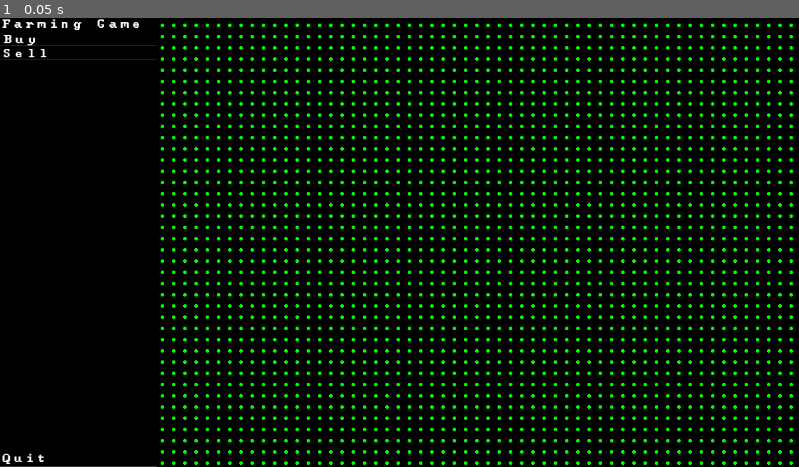
Above: before the commit, frame 1.
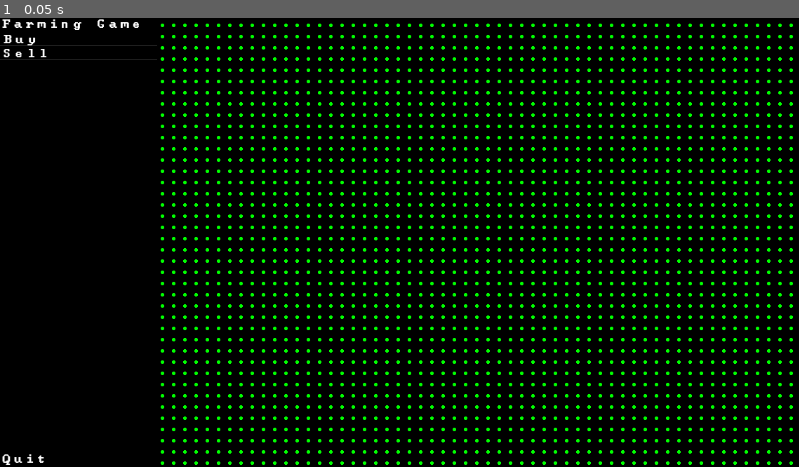
Above: after the commit, the same moment.

Repository: TylerDMielke/GDAsciiFarm
Game: Godot game, scene res://scenes/test_level.tscn
The game is run twice, just before and just after one commit, with the same random seed, the same clock (stepped at 60 frames per second) and the same inputs.
Inputs:
- Up to frame 1 (0.05 s): no input

The runs differ from the first frame. In frame 1, less than 0.1% of the frame differs, in the area x 0-20%, y 96-100%.

Commit message:
reorg sidebars

Diff:
--- a/scenes/game_interface.tscn
+++ b/scenes/game_interface.tscn
@@ -1,7 +1,8 @@
-[gd_scene load_steps=3 format=3 uid="uid://c3f4dhwwdgihw"]
+[gd_scene load_steps=4 format=3 uid="uid://c3f4dhwwdgihw"]
 
 [ext_resource type="Script" path="res://scripts/game_interface.gd" id="1_nxygg"]
-[ext_resource type="PackedScene" uid="uid://kmbh41uyb5xi" path="res://scenes/sidebar_home.tscn" id="2_s52mx"]
+[ext_resource type="PackedScene" uid="uid://kmbh41uyb5xi" path="res://scenes/sidebars/sidebar_home.tscn" id="2_rev8c"]
+[ext_resource type="Script" path="res://scripts/sidebars/sidebar_home.gd" id="3_6qwjd"]
 
 [node name="GameInterface" type="Control"]
 layout_mode = 3
@@ -12,6 +13,6 @@
 grow_vertical = 2
 script = ExtResource("1_nxygg")
 
-[node name="Sidebar" parent="." instance=ExtResource("2_s52mx")]
+[node name="SidebarHome" parent="." instance=ExtResource("2_rev8c")]
 layout_mode = 0
-offset_bottom = 639.0
+script = ExtResource("3_6qwjd")
--- a/scenes/sidebar_buy.tscn
+++ b/scenes/sidebars/sidebar_buy.tscn
@@ -1,12 +1,12 @@
 [gd_scene load_steps=2 format=3 uid="uid://blk6wefi6fr5a"]
 
-[ext_resource type="Script" path="res://scripts/sidebar_buy.gd" id="1_vw21r"]
+[ext_resource type="Script" path="res://scripts/sidebars/sidebar_buy.gd" id="1_420ch"]
 
 [node name="SidebarBuy" type="MarginContainer"]
 z_index = 1
 offset_right = 224.0
 offset_bottom = 640.0
-script = ExtResource("1_vw21r")
+script = ExtResource("1_420ch")
 
 [node name="PanelContainer" type="PanelContainer" parent="."]
 layout_mode = 2
@@ -17,7 +17,7 @@
 [node name="Label" type="Label" parent="PanelContainer/VBoxContainer"]
 layout_mode = 2
 size_flags_vertical = 0
-text = "Farming Game"
+text = "Buy"
 
 [node name="MarginContainer" type="MarginContainer" parent="PanelContainer/VBoxContainer"]
 layout_mode = 2
--- a/scenes/sidebar_buy_equipment.tscn
+++ b/scenes/sidebars/sidebar_buy_buildings.tscn
@@ -1,12 +1,12 @@
-[gd_scene load_steps=2 format=3 uid="uid://drbdrjrr3ggip"]
+[gd_scene load_steps=2 format=3 uid="uid://dgeka8xyivyab"]
 
-[ext_resource type="Script" path="res://scripts/sidebar_buy_equipment.gd" id="1_viwc6"]
+[ext_resource type="Script" path="res://scripts/sidebars/sidebar_buy_buildings.gd" id="1_ktv23"]
 
-[node name="SidebarBuyEquiipment" type="MarginContainer"]
+[node name="SidebarBuyBuildings" type="MarginContainer"]
 z_index = 1
 offset_right = 224.0
 offset_bottom = 640.0
-script = ExtResource("1_viwc6")
+script = ExtResource("1_ktv23")
 
 [node name="PanelContainer" type="PanelContainer" parent="."]
 layout_mode = 2
@@ -17,7 +17,8 @@
 [node name="Label" type="Label" parent="PanelContainer/VBoxContainer"]
 layout_mode = 2
 size_flags_vertical = 0
-text = "Buy Equipment"
+text = "Buy Buildings
+"
 
 [node name="MarginContainer" type="MarginContainer" parent="PanelContainer/VBoxContainer"]
 layout_mode = 2
--- /dev/null
+++ b/scenes/sidebars/sidebar_buy_equipment.tscn
@@ -0,0 +1,46 @@
+[gd_scene load_steps=2 format=3 uid="uid://drbdrjrr3ggip"]
+
+[ext_resource type="Script" path="res://scripts/sidebars/sidebar_buy_equipment.gd" id="1_8j0w3"]
+
+[node name="SidebarBuyEquipment" type="MarginContainer"]
+z_index = 1
+offset_right = 224.0
+offset_bottom = 640.0
+script = ExtResource("1_8j0w3")
+
+[node name="PanelContainer" type="PanelContainer" parent="."]
+layout_mode = 2
+
+[node name="VBoxContainer" type="VBoxContainer" parent="PanelContainer"]
+layout_mode = 2
+
+[node name="Label" type="Label" parent="PanelContainer/VBoxContainer"]
+layout_mode = 2
+size_flags_vertical = 0
+text = "Buy Equipment"
+
+[node name="MarginContainer" type="MarginContainer" parent="PanelContainer/VBoxContainer"]
+layout_mode = 2
+size_flags_vertical = 3
+
+[node name="ItemList" type="ItemList" parent="PanelContainer/VBoxContainer/MarginContainer"]
+layout_mode = 2
+size_flags_vertical = 3
+theme_override_constants/v_separation = 4
+item_count = 4
+item_0/text = "Tractor"
+item_1/text = "Plow"
+item_2/text = "Planter"
+item_3/text = ""
+item_3/selectable = false
+
+[node name="MarginContainer2" type="MarginContainer" parent="PanelContainer/VBoxContainer"]
+layout_mode = 2
+theme_override_constants/margin_top = 2
+theme_override_constants/margin_bottom = 4
+
+[node name="BackButton" type="Button" parent="PanelContainer/VBoxContainer/MarginContainer2"]
+layout_mode = 2
+text = "Back
+"
+alignment = 0
--- /dev/null
+++ b/scenes/sidebars/sidebar_buy_supplies.tscn
@@ -0,0 +1,47 @@
+[gd_scene load_steps=2 format=3 uid="uid://byav1hk0y3bi1"]
+
+[ext_resource type="Script" path="res://scripts/sidebars/sidebar_buy_supplies.gd" id="1_gr2c8"]
+
+[node name="SidebarBuySupplies" type="MarginContainer"]
+z_index = 1
+offset_right = 224.0
+offset_bottom = 640.0
+script = ExtResource("1_gr2c8")
+
+[node name="PanelContainer" type="PanelContainer" parent="."]
+layout_mode = 2
+
+[node name="VBoxContainer" type="VBoxContainer" parent="PanelContainer"]
+layout_mode = 2
+
+[node name="Label" type="Label" parent="PanelContainer/VBoxContainer"]
+layout_mode = 2
+size_flags_vertical = 0
+text = "Buy Supplies
+"
+
+[node name="MarginContainer" type="MarginContainer" parent="PanelContainer/VBoxContainer"]
+layout_mode = 2
+size_flags_vertical = 3
+
+[node name="ItemList" type="ItemList" parent="PanelContainer/VBoxContainer/MarginContainer"]
+layout_mode = 2
+size_flags_vertical = 3
+theme_override_constants/v_separation = 4
+item_count = 4
+item_0/text = "Tractor"
+item_1/text = "Plow"
+item_2/text = "Planter"
+item_3/text = ""
+item_3/selectable = false
+
+[node name="MarginContainer2" type="MarginContainer" parent="PanelContainer/VBoxContainer"]
+layout_mode = 2
+theme_override_constants/margin_top = 2
+theme_override_constants/margin_bottom = 4
+
+[node name="BackButton" type="Button" parent="PanelContainer/VBoxContainer/MarginContainer2"]
+layout_mode = 2
+text = "Back
+"
+alignment = 0
--- a/scenes/sidebar_home.tscn
+++ b/scenes/sidebars/sidebar_home.tscn
@@ -1,12 +1,12 @@
 [gd_scene load_steps=2 format=3 uid="uid://kmbh41uyb5xi"]
 
-[ext_resource type="Script" path="res://scripts/sidebar_home.gd" id="1_q1agm"]
+[ext_resource type="Script" path="res://scripts/sidebars/sidebar_home.gd" id="1_rrlhf"]
 
 [node name="SidebarHome" type="MarginContainer"]
 z_index = 1
 offset_right = 224.0
 offset_bottom = 640.0
-script = ExtResource("1_q1agm")
+script = ExtResource("1_rrlhf")
 
 [node name="PanelContainer" type="PanelContainer" parent="."]
 layout_mode = 2
--- a/scripts/game_interface.gd
+++ b/scripts/game_interface.gd
@@ -2,9 +2,11 @@
 
 signal display_sidebar(sidebar_name: String)
 
-@onready var sidebar_home: MarginContainer = preload("res://scenes/sidebar_home.tscn").instantiate()
-@onready var sidebar_buy: MarginContainer = preload("res://scenes/sidebar_buy.tscn").instantiate()
-@onready var sidebar_buy_equipment: MarginContainer = preload("res://scenes/sidebar_buy_equipment.tscn").instantiate()
+@onready var sidebar_home: MarginContainer = preload("res://scenes/sidebars/sidebar_home.tscn").instantiate()
+@onready var sidebar_buy: MarginContainer = preload("res://scenes/sidebars/sidebar_buy.tscn").instantiate()
+@onready var sidebar_buy_equipment: MarginContainer = preload("res://scenes/sidebars/sidebar_buy_equipment.tscn").instantiate()
+@onready var sidebar_buy_buildings: MarginContainer = preload("res://scenes/sidebars/sidebar_buy_buildings.tscn").instantiate()
+@onready var sidebar_buy_supplies: MarginContainer = preload("res://scenes/sidebars/sidebar_buy_supplies.tscn").instantiate()
 
 
 func _ready():
@@ -23,8 +25,23 @@
 		add_child(sidebar_buy)
 	elif sidebar_name.to_lower() == "buy_equipment":
 		add_child(sidebar_buy_equipment)
+	elif sidebar_name.to_lower() == "buy_buildings":
+		add_child(sidebar_buy_buildings)
+	elif sidebar_name.to_lower() == "buy_supplies":
+		add_child(sidebar_buy_supplies)
 
 
 func _remove_all_sidebars() -> void:
-	remove_child(sidebar_home)
-	remove_child(sidebar_buy)
+	print("Children in GameInterface Before Purge:")
+	for child in get_children():
+		print_debug("Child: {0}".format([child]))
+	print("\n")
+	for sidebar in find_children("*"):
+		print_debug("Removing Child: {0}".format([sidebar]))
+		remove_child(sidebar)
+		# sidebar.queue_free()
+	print("\n")
+	print("Children in GameInterface After Purge:")
+	for child in get_children():
+		print_debug("Child: {0}".format([child]))
+	print("\n")
--- a/scripts/sidebar_buy.gd
+++ b/scripts/sidebars/sidebar_buy.gd
@@ -18,9 +18,11 @@
 		if get_parent().has_signal("display_sidebar"):
 			get_parent().display_sidebar.emit("buy_equipment")
 	elif id == 1:
-		print_debug("Buildings Pressed")
+		if get_parent().has_signal("display_sidebar"):
+			get_parent().display_sidebar.emit("buy_buildings")
 	elif id == 2:
-		print_debug("Supplies Pressed")
+		if get_parent().has_signal("display_sidebar"):
+			get_parent().display_sidebar.emit("buy_supplies")
 
 
 func _on_back_pressed():
--- /dev/null
+++ b/scripts/sidebars/sidebar_buy_buildings.gd
@@ -0,0 +1,41 @@
+extends MarginContainer
+
+@onready var item_list: ItemList = $PanelContainer/VBoxContainer/MarginContainer/ItemList
+@onready var back_button: Button = $PanelContainer/VBoxContainer/MarginContainer2/BackButton
+@onready var building_types: Array[String] = [
+	"house",
+	"shed",
+	"barn",
+]
+
+func _ready():
+	item_list.item_selected.connect(_on_item_pressed)
+	back_button.pressed.connect(_on_back_pressed)
+
+	_initialize_buy_list()
+
+
+func _process(_delta):
+	pass
+
+
+func _on_item_pressed(id: int) -> void:
+	if id == 0:
+		print_debug("House Pressed")
+	elif id == 1:
+		print_debug("Shed Pressed")
+	elif id == 2:
+		print_debug("Barn Pressed")
+
+
+func _on_back_pressed() -> void:
+	if get_parent().has_signal("display_sidebar"):
+		get_parent().display_sidebar.emit("buy")
+
+
+func _initialize_buy_list() -> void:
+	item_list.clear()
+	for type in building_types:
+		var capital_type: String = type.capitalize()
+		item_list.add_item(capital_type)
+	item_list.add_item("", null, false)  # Add unselectable dummy entry to get final underline
--- /dev/null
+++ b/scripts/sidebars/sidebar_buy_supplies.gd
@@ -0,0 +1,41 @@
+extends MarginContainer
+
+@onready var item_list: ItemList = $PanelContainer/VBoxContainer/MarginContainer/ItemList
+@onready var back_button: Button = $PanelContainer/VBoxContainer/MarginContainer2/BackButton
+@onready var supply_types: Array[String] = [
+	"fertilizer",
+	"pesticide",
+	"herbicide",
+]
+
+func _ready():
+	item_list.item_selected.connect(_on_item_pressed)
+	back_button.pressed.connect(_on_back_pressed)
+
+	_initialize_buy_list()
+
+
+func _process(_delta):
+	pass
+
+
+func _on_item_pressed(id: int) -> void:
+	if id == 0:
+		print_debug("Fertilizer Pressed")
+	elif id == 1:
+		print_debug("Pesticide Pressed")
+	elif id == 2:
+		print_debug("Herbicide Pressed")
+
+
+func _on_back_pressed() -> void:
+	if get_parent().has_signal("display_sidebar"):
+		get_parent().display_sidebar.emit("buy")
+
+
+func _initialize_buy_list() -> void:
+	item_list.clear()
+	for type in supply_types:
+		var capital_type: String = type.capitalize()
+		item_list.add_item(capital_type)
+	item_list.add_item("", null, false)  # Add unselectable dummy entry to get final underline
--- a/scripts/sidebar_home.gd
+++ b/scripts/sidebars/sidebar_home.gd
@@ -17,5 +17,6 @@
 	if get_parent().has_signal("display_sidebar"):
 		if id == 0:
 			get_parent().display_sidebar.emit("buy")
+			print_debug("Buy Pressed")
 		elif id == 1:
 			print_debug("Sell Pressed")
--- a/scripts/test_level.gd
+++ b/scripts/test_level.gd
@@ -3,12 +3,6 @@
 @onready var game_map: Node2D = $GameMap
 @onready var game_ui: Control = $GameInterface
 @onready var debug_message_timer: Timer = Timer.new()
-@onready var test_colors: Array[Color] = [
-	Color.RED,
-	Color.BLUE,
-	Color.GOLD,
-	Color.PURPLE,
-]
 
 
 func _ready():
@@ -24,9 +18,6 @@
 func _on_debug_timer_timeout():
 	# Print debug messages
 	print(">>> DEBUG")
-	# var rand_point: Vector2i = Vector2i(randi_range(game_map.map_orig.x, game_map.map_size.x), randi_range(game_map.map_orig.y, game_map.map_size.y))
-	# var rand_color: Color = test_colors[randi_range(0, test_colors.size())-1]
-	# game_map.update_foreground(rand_point, game_map.TILES.STRAIGHT_FACE, rand_color)
 	print("<<< DEBUG")
 
 
@@ -34,4 +25,4 @@
 	debug_message_timer.wait_time = 2.0
 	debug_message_timer.timeout.connect(_on_debug_timer_timeout)
 	add_child(debug_message_timer)
-	debug_message_timer.start()
+	# debug_message_timer.start()
Renamed: scripts/sidebar_buy_equipment.gd -> scripts/sidebars/sidebar_buy_equipment.gd
